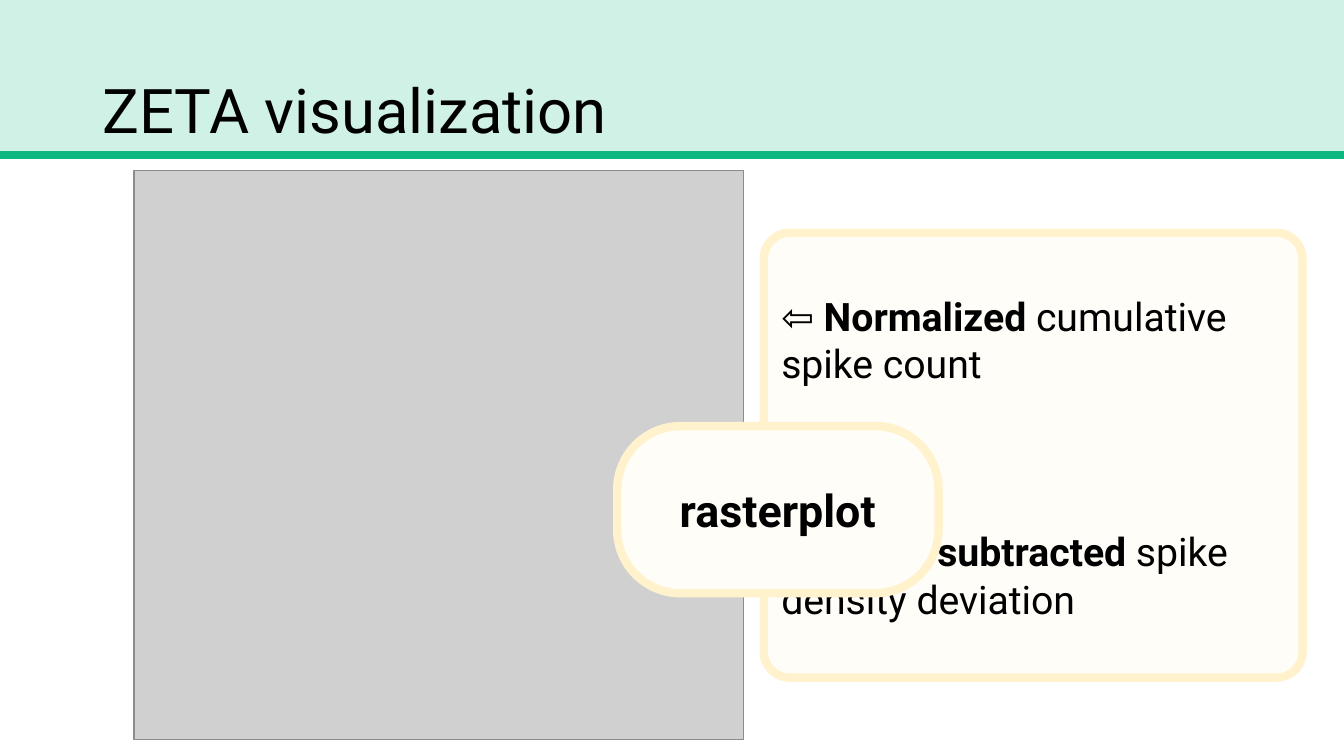
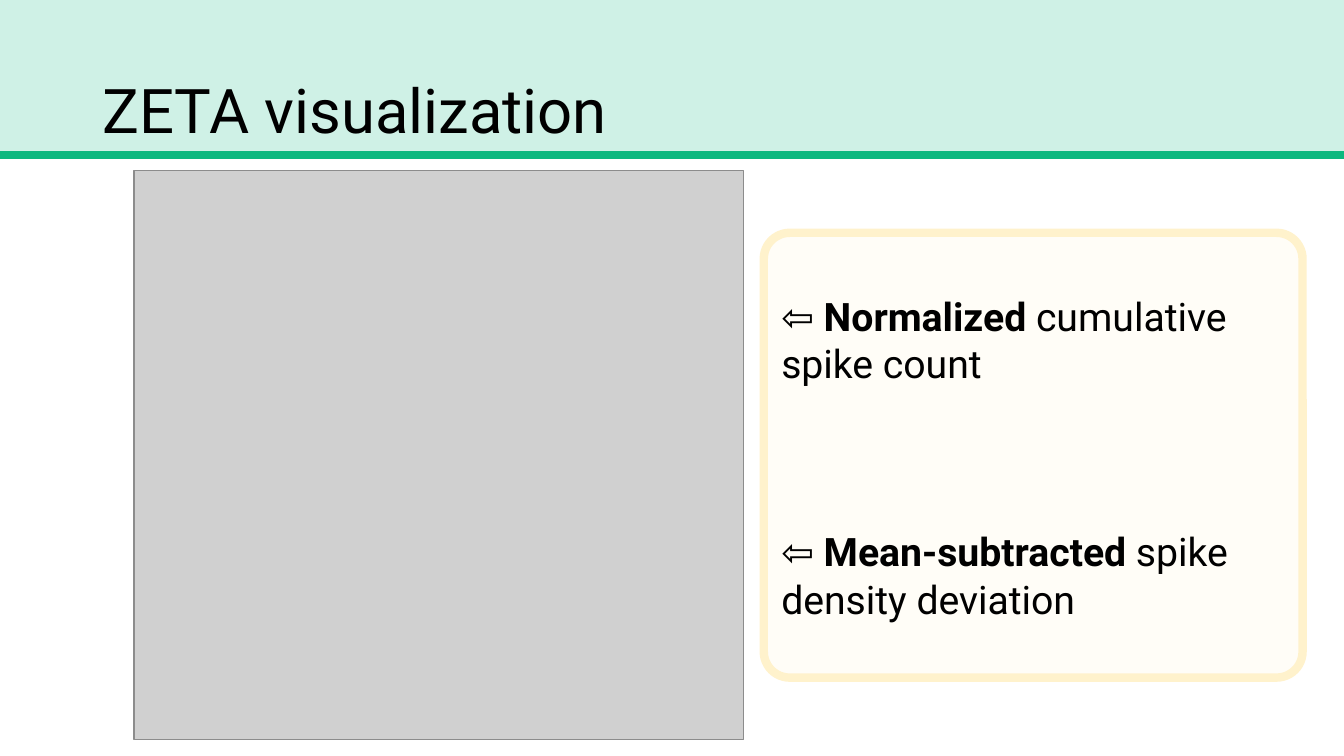
Before and after one commit to trNk27/Human_Data_Exploration, a slide deck: slide 15 of presentation/Prototype.pptx. Drawn at 1344x756 pixels with LibreOffice and Linux fonts; fonts in the diff are those of the drawing; grey boxes stand for pictures. Boxes give left, top, right and bottom in pixels: in the first picture for what was removed or moved away, otherwise in the second. Text is boxed around its words. In the diff, an @@ line names an element or a change of style, - is before the commit and + after.

```diff
--- a/presentation/Prototype.pptx
+++ b/presentation/Prototype.pptx
@@ rounded rectangle removed at [617, 426, 939, 594] @@
-rasterplot
```
Also in this commit, not shown: 5 other slides changed, 6 slides added, 4 slides removed, 1 other file.
